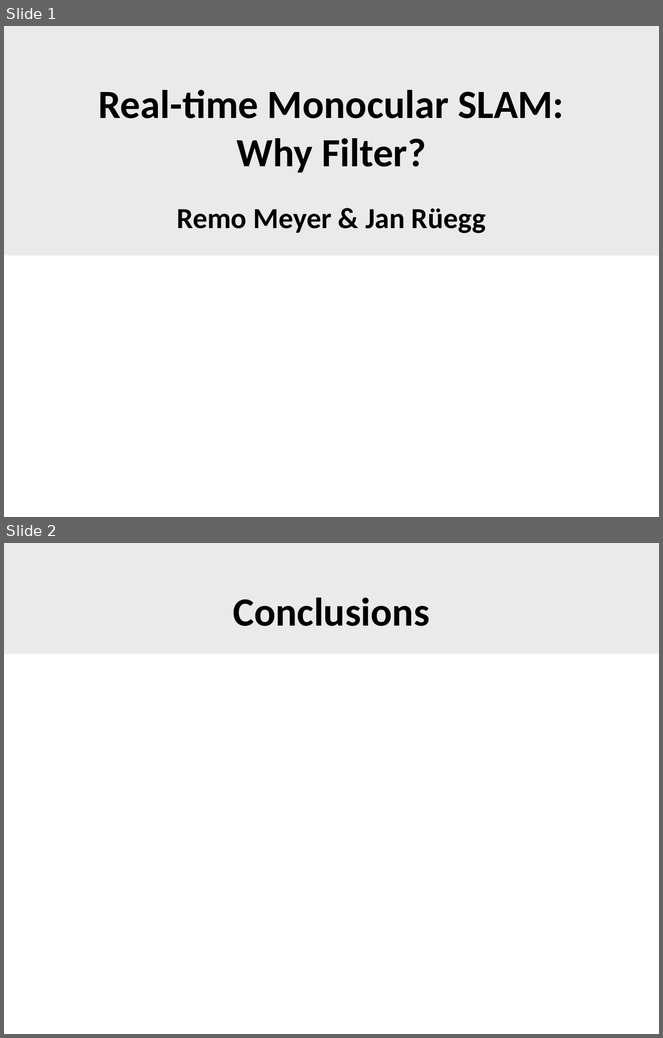
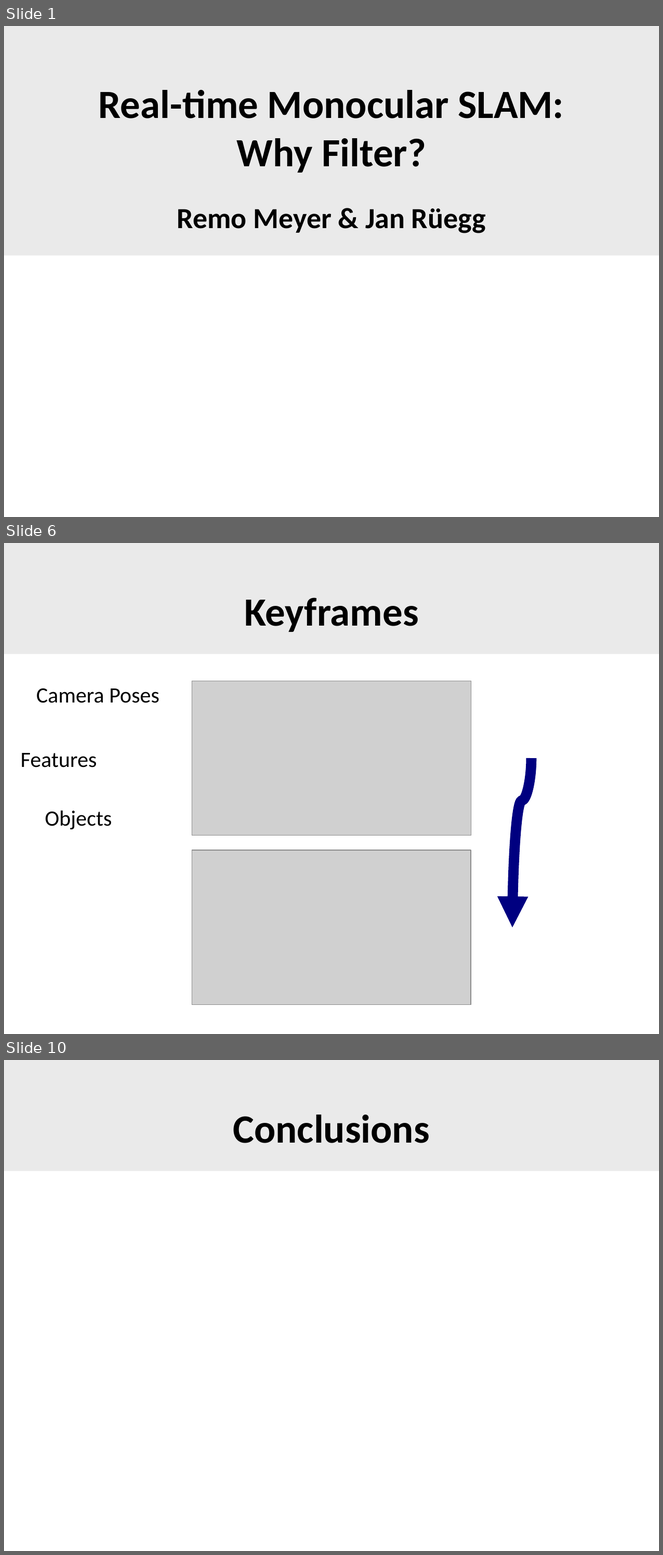
Before and after one commit to SgtPepper123/ICP_3dPhoto, a slide deck: slam/WhyFilter.odp. Shown one above the other, each under a label of ours: slides 1 and 2 before the commit, slides 1, 6 and 10 after it; the slides between them are not shown. The pictures are 663x1038 and 663x1555 pixels, drawn with LibreOffice and Linux fonts; fonts in the diff are those of the drawing; grey boxes stand for pictures; background and template pictures are left out. Boxes give left, top, right and bottom in pixels: in the first picture for what was removed or moved away, otherwise in the second. Text is boxed around its words. In the diff, an @@ line names an element or a change of style, - is before the commit and + after.

```diff
--- a/slam/WhyFilter.odp
+++ b/slam/WhyFilter.odp
@@ slide 6 added at <box>4,543,659,1034</box>, background #FFFFFF; not listed: 1 template element that a slide beside it also shows @@
@@ title added at <box>244,598,419,632</box>, 44 pt, text #000000, bold @@
+Keyframes
@@ picture added at <box>192,681,471,836</box> @@
@@ text added at <box>36,688,159,703</box>, 24 pt, text #000000 @@
+Camera Poses
@@ text added at <box>21,753,97,768</box>, 24 pt, text #000000 @@
+Features
@@ curved arrow added from (531, 759) to (513, 928), #000080 11.34 pt @@
@@ text added at <box>45,810,112,830</box>, 24 pt, text #000000 @@
+Objects
@@ picture added at <box>192,850,471,1005</box> @@
@@ what was slide 2 is now slide 10 @@
```
Also in this commit, not shown: 7 other slides added.
